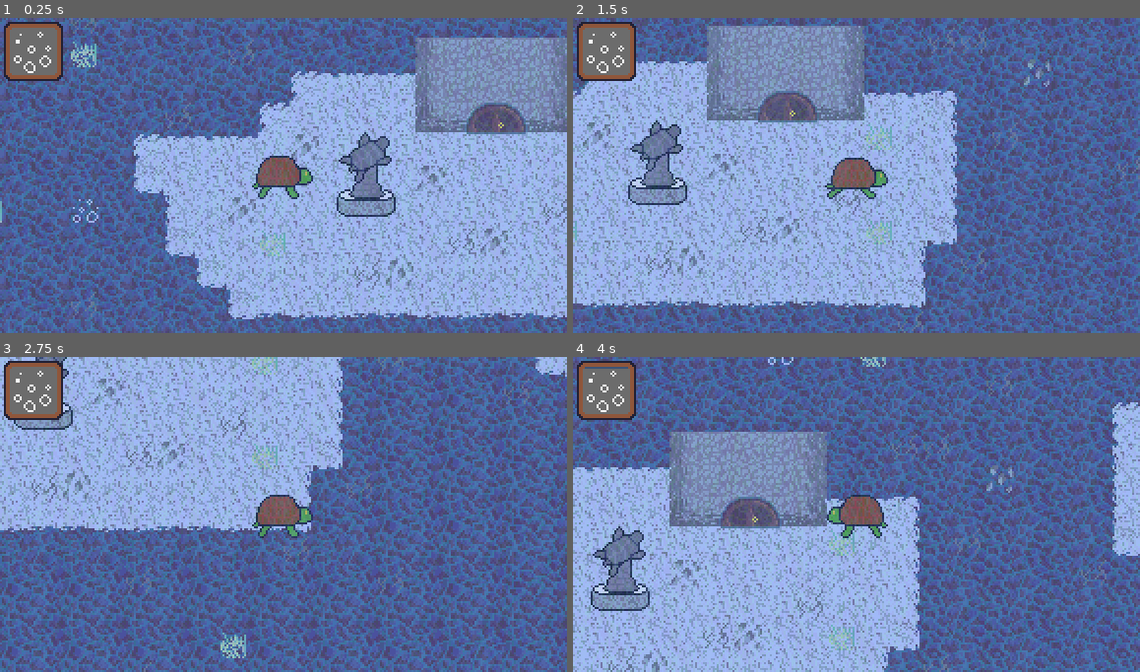
Above: before the commit, frames 1-4 (two rows, left to right).
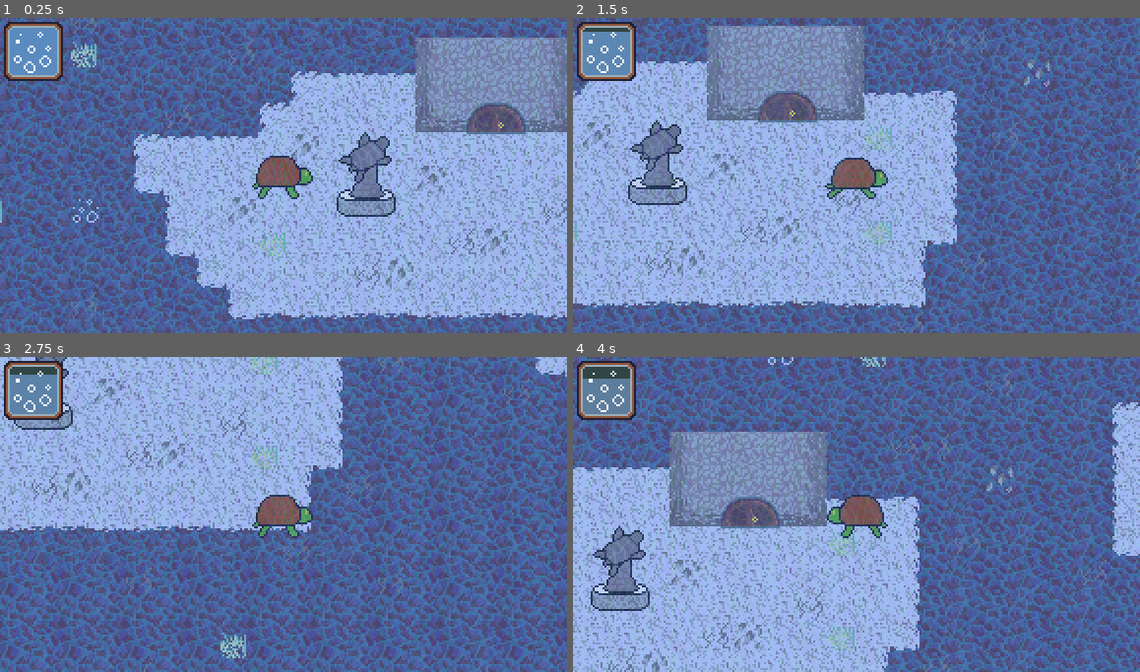
Above: after the commit, the same moments.

Repository: Tsunami014/Undersea
Game: Godot game, scene res://main.tscn
Same seed, same stepped clock (60 frames per second), same inputs: the game is played once before the commit and once after it.
Inputs:
- Up to frame 1 (0.25 s): no input
- Up to frame 2 (1.5 s): tap Enter (action) at 0.5, 0.6, 1.35 s; hold Right (right) 0.53-1.28 s; hold Down (down) from 1.28 s (still down)
- Up to frame 3 (2.75 s): release Down (down) at 2.03 s; hold Right (right) from 2.03 s (still down); tap Enter (action) at 2.1 s
- Up to frame 4 (4 s): release Right (right) at 2.78 s; hold Up (up) 2.78-3.53 s; tap Enter (action) at 2.85, 3.6 s; hold Left (left) from 3.53 s (still down)

The runs differ from the first frame. In frame 1, 1.3% of the frame differs, in the area x 1-11%, y 2-19%; in frame 2, 1.3%; in frame 3, 1.3%; in frame 4, 1.3%.

Commit message:
Implemented flashing for the air bubbles!

Diff:
--- a/airgui.gd
+++ b/airgui.gd
@@ -3,10 +3,26 @@
 @onready var player: Player = get_owner()
 @onready var maxHei = get_size().y
 
+@export var startcol = Color(0.357, 0.55, 0.754, 1.0)
+@export var endcol = Color(0.388, 0.327, 0.222, 1.0)
+@export var warncol = Color(0.592, 0.224, 0.231, 1.0)
+var warn_flash = 0
+@export var warn_flash_speed = 0.1 # flashes/sec
+
 func _ready() -> void:
 	_update()
 func _process(delta: float) -> void:
+	if player.air < 10:
+		warn_flash = fmod(warn_flash + delta * (1/warn_flash_speed), 2.0)
 	_update()
 
 func _update():
-	size.y = (maxHei / 100) * player.air
+	if player.air < 10:
+		size.y = maxHei
+		if warn_flash > 1.0:
+			color = Color(0, 0, 0, 0)
+		else:
+			color = warncol
+	else:
+		size.y = (maxHei / 100) * player.air
+		color = startcol.lerp(endcol, 1 - (player.air-10)/90)
--- a/player.gd
+++ b/player.gd
@@ -5,11 +5,15 @@
 @export var friction = 400
 
 @export var air = 100.0
-@export var airSpeed = 2.0
+@export var airSpeed = 6.0
 
+func die():
+	pass
 
 func _process(delta: float) -> void:
 	air -= delta * airSpeed
+	if air < 0:
+		die()
 	var vel = Input.get_vector("left", "right", "up", "down") * speed
 
 	if velocity.is_zero_approx():
--- a/player.tscn
+++ b/player.tscn
@@ -104,14 +104,14 @@
 offset_top = 3.0
 offset_right = 29.0
 offset_bottom = 29.0
-color = Color(0.23630622, 0.32983556, 0.46372902, 1)
+color = Color(0.18916357, 0.26998547, 0.2692831, 1)
 
 [node name="Colour" type="ColorRect" parent="Camera2D/Control/Airgui"]
 layout_mode = 0
 offset_left = 29.0
-offset_top = 29.0
+offset_top = 28.0
 offset_right = 55.0
-offset_bottom = 55.0
+offset_bottom = 52.0
 rotation = 3.1415927
 color = Color(0.42352942, 0.42352942, 0.42352942, 1)
 script = ExtResource("7_dw050")
--- a/prefabs/door.tscn
+++ b/prefabs/door.tscn
@@ -1,16 +1,23 @@
-[gd_scene load_steps=5 format=3 uid="uid://6irmy22wta26"]
+[gd_scene load_steps=7 format=3 uid="uid://6irmy22wta26"]
 
 [ext_resource type="Shader" uid="uid://judv6dphnhql" path="res://outline.gdshader" id="1_gx6vt"]
+[ext_resource type="Texture2D" uid="uid://dfcohytqjhl8h" path="res://assets/tileset.png" id="2_gx6vt"]
 [ext_resource type="Script" uid="uid://dfwb0bpp6sa56" path="res://door.gd" id="3_08et4"]
 
 [sub_resource type="ShaderMaterial" id="ShaderMaterial_4c57u"]
 shader = ExtResource("1_gx6vt")
+
+[sub_resource type="AtlasTexture" id="AtlasTexture_iv2is"]
+atlas = ExtResource("2_gx6vt")
+region = Rect2(64, 48, 32, 16)
 
 [sub_resource type="RectangleShape2D" id="RectangleShape2D_efxa6"]
 size = Vector2(28.75, 48.25)
 
 [node name="Door" type="Sprite2D"]
 material = SubResource("ShaderMaterial_4c57u")
+instance_shader_parameters/outline_colour = Color(0.291, 0.418, 0.445, 1)
+texture = SubResource("AtlasTexture_iv2is")
 script = ExtResource("3_08et4")
 
 [node name="Area2D" type="Area2D" parent="."]
Binary file changed: assets/airgui.png
